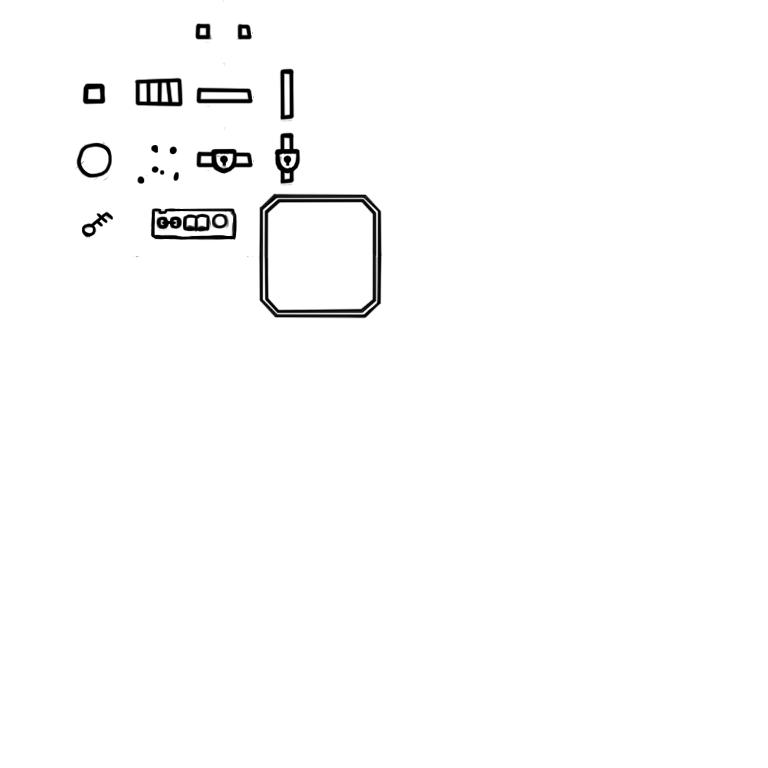
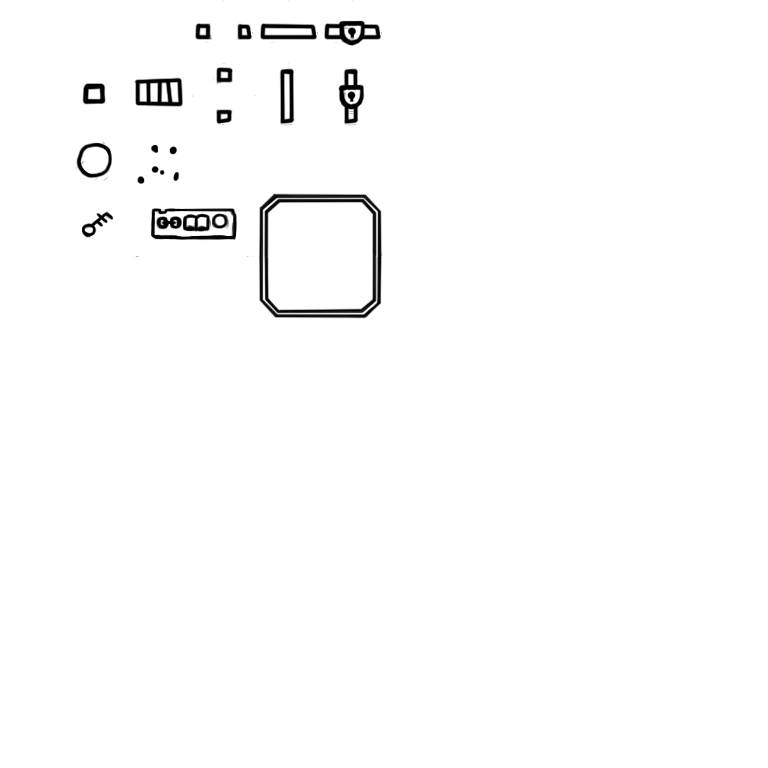
Two versions of the same layered image (768 × 768). Layer-by-layer changes:
removed group "LockedDoor-Horizontal" (1 layers) over [210, 148, 238, 174]
renamed "Lock" to "Layer 1", moved it out of group "LockedDoor-Horizontal", painted on it over [192, 0, 382, 186]
removed group "LockedDoor-Vertical" (1 layers) over [274, 148, 301, 174]
removed layer "Lock" (2nd of 2, in "LockedDoor-Vertical") from group "LockedDoor-Vertical" over [274, 148, 301, 174]
removed layer "Layer 2" over [192, 63, 365, 186]
